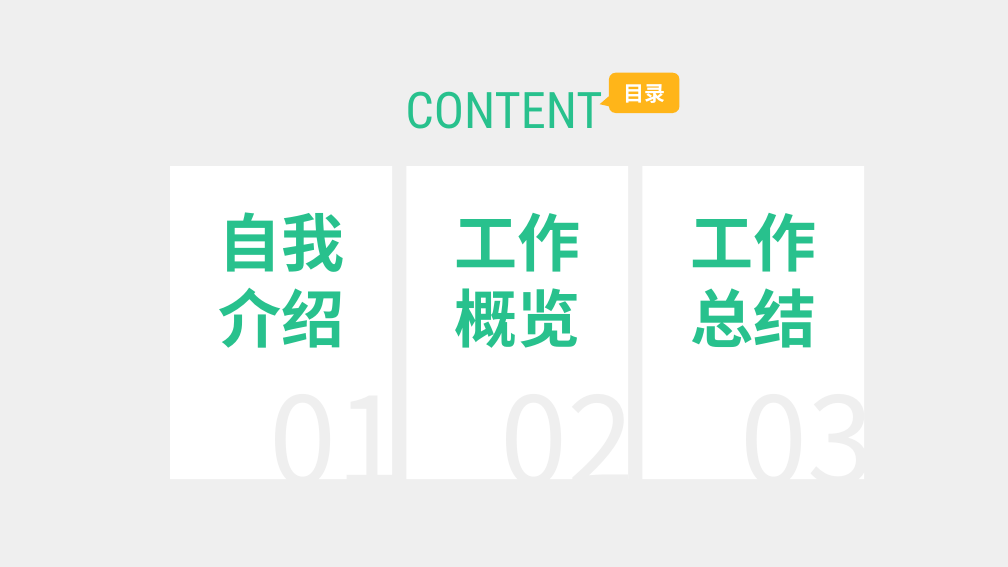
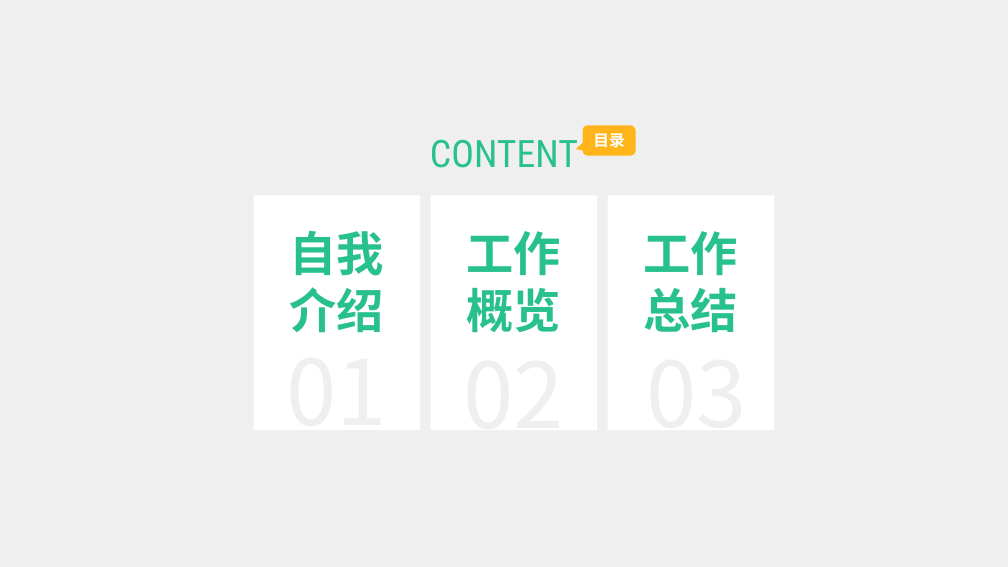
Before and after one commit to liygcoder/workerspace, a slide deck: slide 2 of ppt.pptx. Drawn at 1008x567 pixels with LibreOffice and Linux fonts; fonts in the diff are those of the drawing. Boxes give left, top, right and bottom in pixels: in the first picture for what was removed or moved away, otherwise in the second. Text is boxed around its words. In the diff, an @@ line names an element or a change of style, - is before the commit and + after.

```diff
--- a/ppt.pptx
+++ b/ppt.pptx
@@ text "CONTENT": place and size @@
-text "CONTENT" at [405, 91, 602, 129]
+text "CONTENT" at [430, 139, 578, 168]
@@ text "CONTENT" at [430, 139, 578, 168]: size 48 to 36 pt @@
@@ rounded speech box "目录": place and size @@
-rounded speech box "目录" at [609, 73, 679, 113]
+rounded speech box "目录" at [583, 126, 636, 156]
@@ rounded speech box "目录" at [583, 126, 636, 156]: size 20 to 15 pt @@
@@ rectangle: place and size @@
-rectangle at [170, 166, 392, 479]
+rectangle at [254, 196, 420, 431]
@@ rectangle: place and size @@
-rectangle at [406, 166, 628, 479]
+rectangle at [431, 196, 597, 431]
@@ rectangle: place and size @@
-rectangle at [643, 166, 865, 479]
+rectangle at [608, 196, 774, 431]
@@ text "自我": place and size @@
-text "自我" at [218, 212, 344, 348]
+text "自我" at [290, 231, 385, 333]
@@ text "工作": place and size @@
-text "工作" at [454, 213, 580, 348]
+text "工作" at [467, 231, 562, 333]
@@ size 60 to 45 pt in 3 elements at [467, 231, 562, 333], [290, 231, 385, 333], [644, 231, 739, 333] @@
@@ text "工作": place and size @@
-text "工作" at [690, 213, 816, 348]
+text "工作" at [644, 231, 739, 333]
@@ text "01": place and size @@
-text "01" at [269, 345, 403, 520]
+text "01" at [286, 320, 387, 451]
@@ text "02": place and size @@
-text "02" at [501, 345, 635, 520]
+text "02" at [463, 323, 564, 454]
@@ size 115 to 86.2 pt in 3 elements at [286, 320, 387, 451], [463, 323, 564, 454], [646, 323, 747, 454] @@
@@ text "03": place and size @@
-text "03" at [740, 345, 874, 520]
+text "03" at [646, 323, 747, 454]
```
Also in this commit, not shown: 12 other slides changed, 6 slides added, 7 slides removed.
